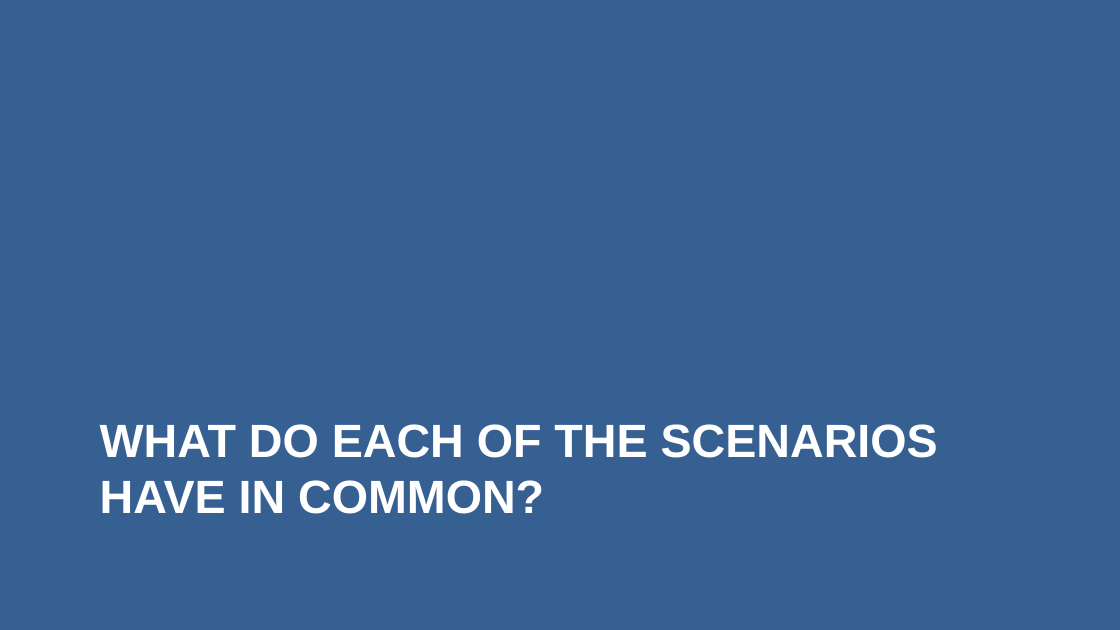
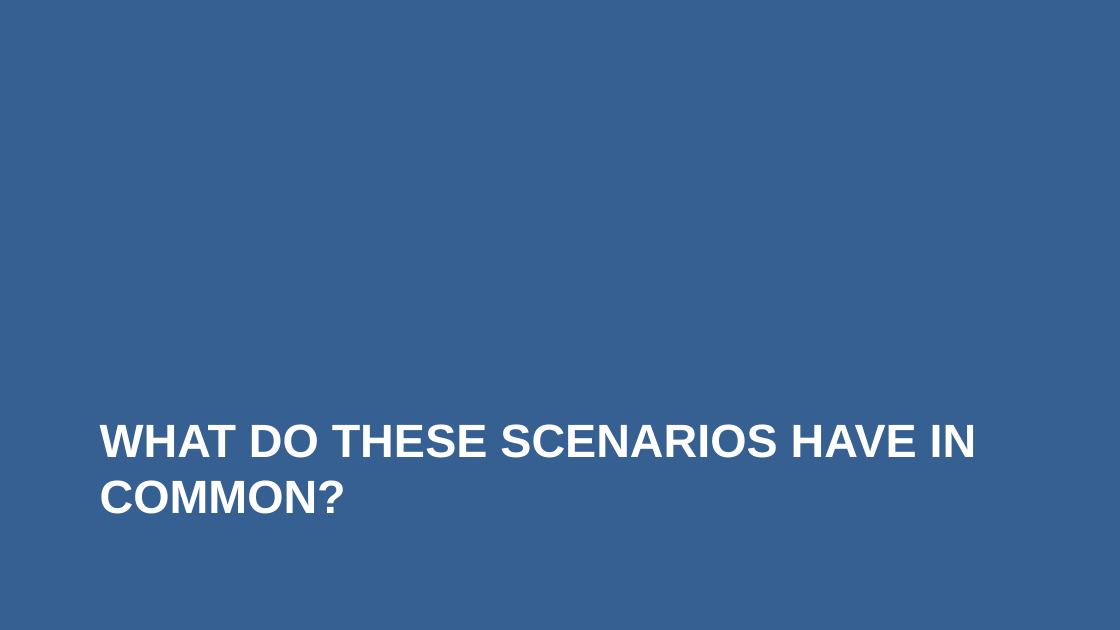
Before and after one commit to mnowlin/poli307, a slide deck: slide 13 of lectures/01-intro.pptx. Drawn at 1120x630 pixels with LibreOffice and Linux fonts; fonts in the diff are those of the drawing. Boxes give left, top, right and bottom in pixels: in the first picture for what was removed or moved away, otherwise in the second. Text is boxed around its words. In the diff, an @@ line names an element or a change of style, - is before the commit and + after.

```diff
--- a/lectures/01-intro.pptx
+++ b/lectures/01-intro.pptx
@@ title at (100,424,977,514): text changed @@
-WHAT DO EACH OF THE SCENARIOS HAVE IN COMMON?
+WHAT DO THESE SCENARIOS HAVE IN COMMON?
```
Also in this commit, not shown: 1 other slide changed, 1 slide removed, 13 other files.
